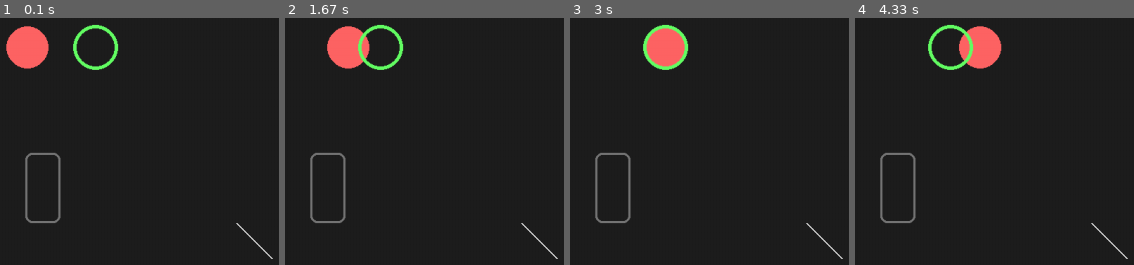
Above: before the commit, frames 1-4 (left to right).
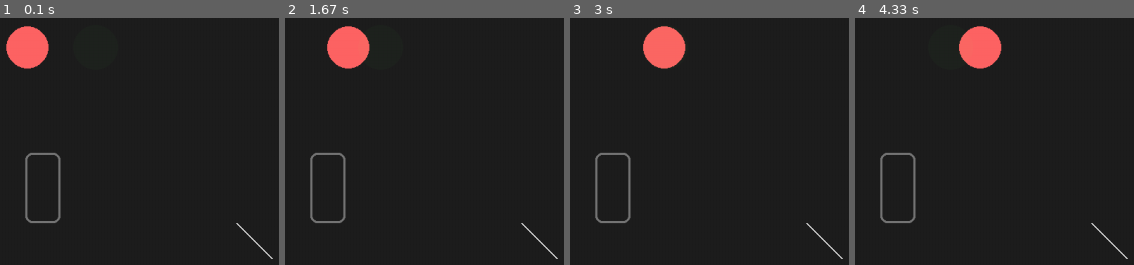
Above: after the commit, the same moments.

Repository: billydanke/PyGameTools
Game: pygame game, started from Application.py
Same seed, same stepped clock (60 frames per second), same inputs: the game is played once before the commit and once after it.
Inputs:
- Up to frame 1 (0.1 s): no input
- Up to frame 2 (1.67 s): no input
- Up to frame 3 (3 s): no input
- Up to frame 4 (4.33 s): no input

The runs differ from the first frame. In frame 1, 0.8% of the frame differs, in the area x 26-43%, y 2-22%; in frame 2, 0.8%; in frame 3, 0.8%; in frame 4, 0.8%.

Commit message:
Made an update to the eyetracking example

Diff:
--- a/Examples/Eyeball Tracker/FaceTracking.py
+++ b/Examples/Eyeball Tracker/FaceTracking.py
@@ -36,6 +36,8 @@
     global cameraReference
     if(cameraReference == None):
         cameraReference = cv.VideoCapture(0)
+        cameraReference.set(cv.CAP_PROP_FRAME_WIDTH,1920)
+        cameraReference.set(cv.CAP_PROP_FRAME_HEIGHT, 1080)
 
 def CloseCamera():
     global cameraReference
--- a/Examples/Eyeball Tracker/PyGameComponents.py
+++ b/Examples/Eyeball Tracker/PyGameComponents.py
@@ -89,14 +89,16 @@
             #screen.blit(self.surf,(self.rect.x,self.rect.y))
 
 class Circle():
-    def __init__(self,x,y,radius,color,width = 0):
+    def __init__(self,x,y,radius,color,alpha=255,width = 0, isDrawn=True, id=""):
         self.x = x
         self.y = y
         self.radius = radius
         self.color = color
+        self.alpha = alpha
         self.width = width
 
-        self.isDrawn = True
+        self.isDrawn = isDrawn
+        self.id = id
 
     def setPosition(self,x,y):
         self.x = x
@@ -104,7 +106,12 @@
 
     def draw(self,screen):
         if(self.isDrawn):
-            pygame.draw.circle(screen,self.color,(self.x,self.y),self.radius,self.width)
+            # Create a new surface with SRCALPHA to support per-pixel alpha
+            temp_surface = pygame.Surface((2*self.radius, 2*self.radius), pygame.SRCALPHA)
+            # Draw the circle on the temp surface instead of the screen
+            pygame.draw.circle(temp_surface, self.color + (self.alpha,), (self.radius, self.radius), self.radius, self.width)
+            # Blit the temp surface onto the screen at the circle's position
+            screen.blit(temp_surface, (self.x - self.radius, self.y - self.radius))
 
 class Line():
     def __init__(self,startPoint,endPoint,lineWidth,color=(0,0,0),isDrawn=False):
--- a/PyGameComponents.py
+++ b/PyGameComponents.py
@@ -89,11 +89,12 @@
             #screen.blit(self.surf,(self.rect.x,self.rect.y))
 
 class Circle():
-    def __init__(self,x,y,radius,color,width = 0, isDrawn=True, id=""):
+    def __init__(self,x,y,radius,color,alpha=255,width = 0, isDrawn=True, id=""):
         self.x = x
         self.y = y
         self.radius = radius
         self.color = color
+        self.alpha = alpha
         self.width = width
 
         self.isDrawn = isDrawn
@@ -105,7 +106,12 @@
 
     def draw(self,screen):
         if(self.isDrawn):
-            pygame.draw.circle(screen,self.color,(self.x,self.y),self.radius,self.width)
+            # Create a new surface with SRCALPHA to support per-pixel alpha
+            temp_surface = pygame.Surface((2*self.radius, 2*self.radius), pygame.SRCALPHA)
+            # Draw the circle on the temp surface instead of the screen
+            pygame.draw.circle(temp_surface, self.color + (self.alpha,), (self.radius, self.radius), self.radius, self.width)
+            # Blit the temp surface onto the screen at the circle's position
+            screen.blit(temp_surface, (self.x - self.radius, self.y - self.radius))
 
 class Line():
     def __init__(self,startPoint,endPoint,lineWidth,color=(0,0,0),isDrawn=True,id=""):
